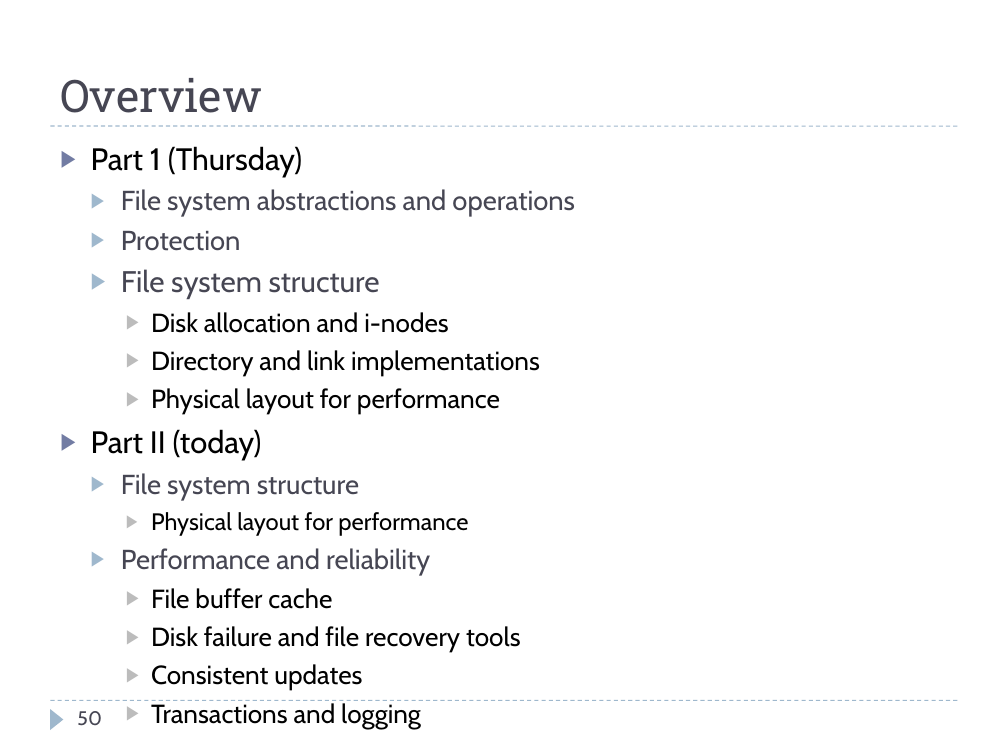
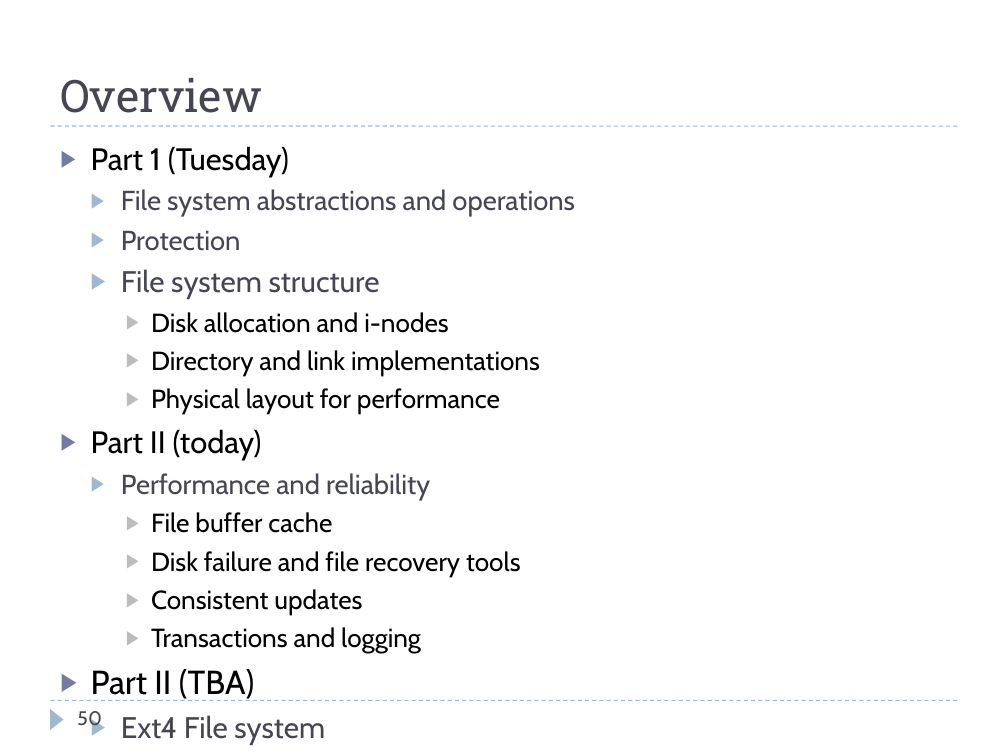
Before and after one commit to uit-inf-2201-s18/uit-inf-2201-s18.github.io, a slide deck: slide 50 of lectures/18 - File Systems.pptx. Drawn at 1008x756 pixels with LibreOffice and Linux fonts; fonts in the diff are those of the drawing. Boxes give left, top, right and bottom in pixels: in the first picture for what was removed or moved away, otherwise in the second. Text is boxed around its words. In the diff, an @@ line names an element or a change of style, - is before the commit and + after.

Commit message:
Minor changes to File Systems slides

```diff
--- a/lectures/18 - File Systems.pptx
+++ b/lectures/18 - File Systems.pptx
@@ text at (91, 146, 289, 177): text changed @@
-▶ Part 1 (Thursday)
+▶ Part 1 (Tuesday)
@@ text at (121, 473, 468, 536): paragraphs removed @@
-  ▶ File system structure
-    ▶ Physical layout for performance
@@ text at (91, 669, 325, 745): paragraphs added @@
+▶ Part II (TBA)
+  ▶ Ext4 File system
```
Also in this commit, not shown: 4 other slides changed.
